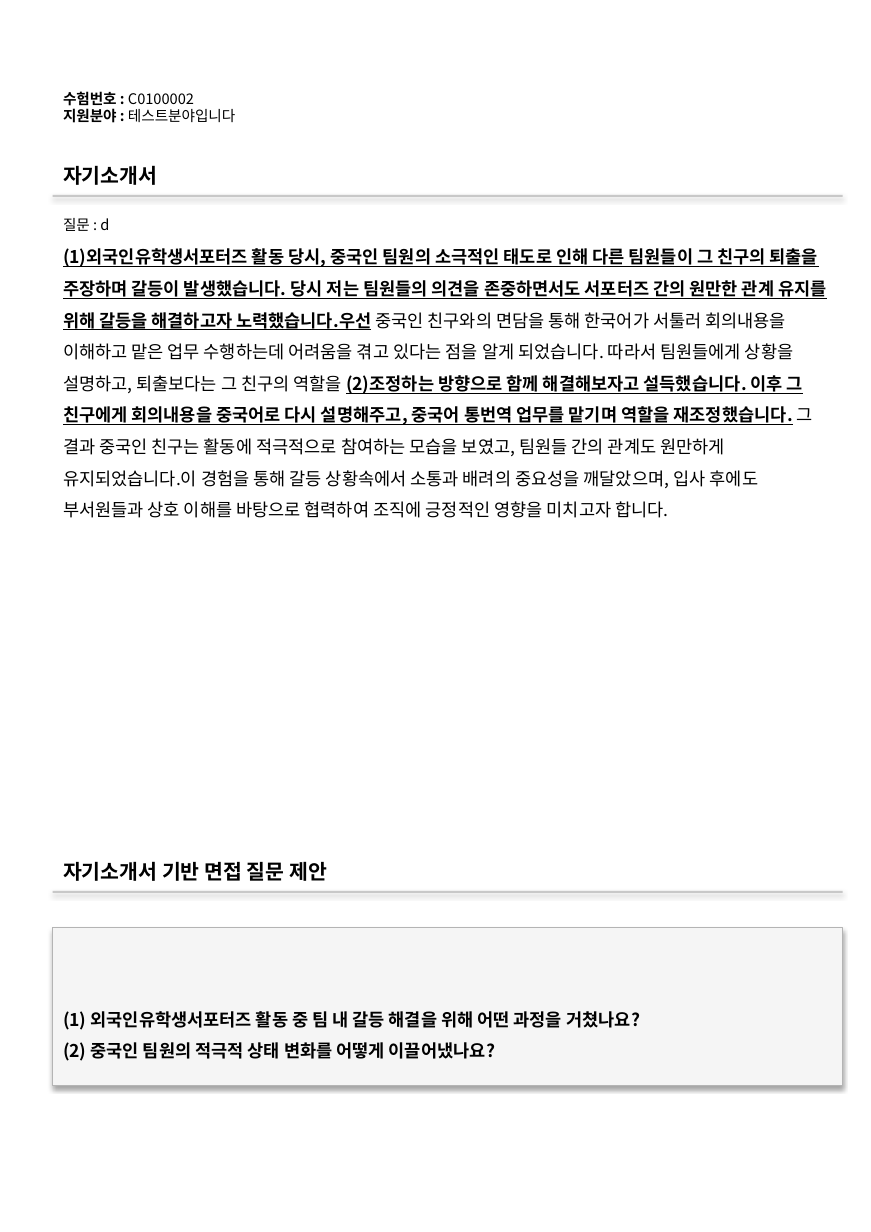
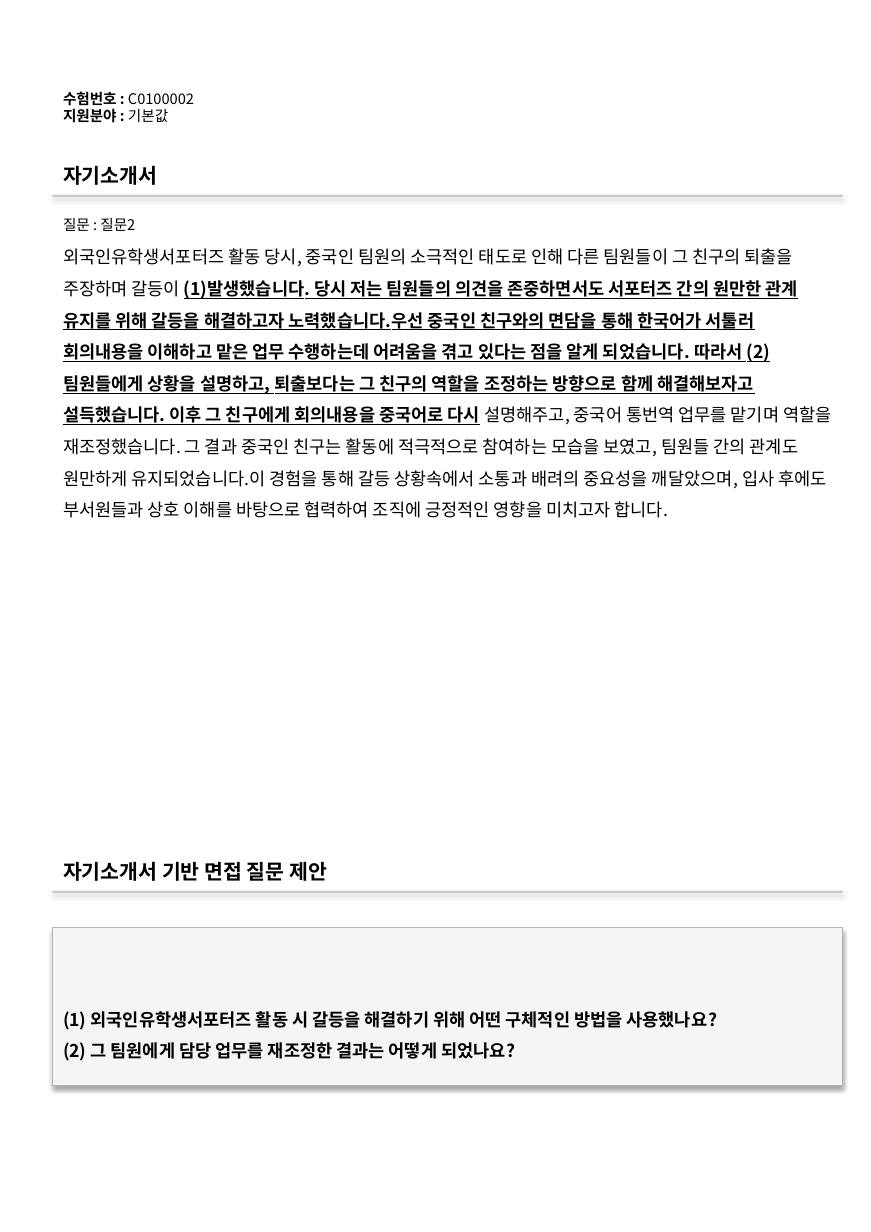
Before and after one commit to DaeGul2/isbr-auto-questionnaire, a slide deck: slide 6 of flask-server/outputs/output.pptx (slide 4 before the commit). Drawn at 871x1232 pixels with LibreOffice and Linux fonts; fonts in the diff are those of the drawing. Boxes give left, top, right and bottom in pixels: in the first picture for what was removed or moved away, otherwise in the second. Text is boxed around its words. In the diff, an @@ line names an element or a change of style, - is before the commit and + after.

```diff
--- a/flask-server/outputs/output.pptx
+++ b/flask-server/outputs/output.pptx
@@ text at bbox=[63, 91, 194, 123]: text changed @@
-수험번호 : C0100002
-지원분야 : 테스트분야입니다
+수험번호 : C0100002
+지원분야 : 기본값
@@ text at bbox=[63, 218, 135, 231]: text changed @@
-질문 : d
+질문 : 질문2
@@ text at bbox=[63, 248, 831, 518]: text changed @@
-(1)외국인유학생서포터즈 활동 당시, 중국인 팀원의 소극적인 태도로 인해 다른 팀원들이 그 친구의 퇴출을 주장하며 갈등이 발생했습니다. 당시 저는 팀원들의 의견을 존중하면서도 서포터즈 간의 원만한 관계 유지를 위해 갈등을 해결하고자 노력했습니다.우선 중국인 친구와의 면담을 통해 한국어가 서툴러 회의내용을 이해하고 맡은 업무 수행하는데 어려움을 겪고 있다는 점을 알게 되었습니다. 따라서 팀원들에게 상황을 설명하고, 퇴출보다는 그 친구의 역할을 (2)조정하는 방향으로 함께 해결해보자고 설득했습니다. 이후 그 친구에게 회의내용을 중국어로 다시 설명해주고, 중국어 통번역 업무를 맡기며 역할을 재조정했습니다. 그 결과 중국인 친구는 활동에 적극적으로 참여하는 모습을 보였고, 팀원들 간의 관계도 원만하게 유지되었습니다.이 경험을 통해 갈등 상황속에서 소통과 배려의 중요성을 깨달았으며, 입사 후에도 부서원들과 상호 이해를 바탕으로 협력하여 조직에 긍정적인 영향을 미치고자 합니다.
+외국인유학생서포터즈 활동 당시, 중국인 팀원의 소극적인 태도로 인해 다른 팀원들이 그 친구의 퇴출을 주장하며 갈등이 (1)발생했습니다. 당시 저는 팀원들의 의견을 존중하면서도 서포터즈 간의 원만한 관계 유지를 위해 갈등을 해결하고자 노력했습니다.우선 중국인 친구와의 면담을 통해 한국어가 서툴러 회의내용을 이해하고 맡은 업무 수행하는데 어려움을 겪고 있다는 점을 알게 되었습니다. 따라서 (2)팀원들에게 상황을 설명하고, 퇴출보다는 그 친구의 역할을 조정하는 방향으로 함께 해결해보자고 설득했습니다. 이후 그 친구에게 회의내용을 중국어로 다시 설명해주고, 중국어 통번역 업무를 맡기며 역할을 재조정했습니다. 그 결과 중국인 친구는 활동에 적극적으로 참여하는 모습을 보였고, 팀원들 간의 관계도 원만하게 유지되었습니다.이 경험을 통해 갈등 상황속에서 소통과 배려의 중요성을 깨달았으며, 입사 후에도 부서원들과 상호 이해를 바탕으로 협력하여 조직에 긍정적인 영향을 미치고자 합니다.
@@ text in rectangle at bbox=[63, 1011, 717, 1061]: text changed @@
-(1) 외국인유학생서포터즈 활동 중 팀 내 갈등 해결을 위해 어떤 과정을 거쳤나요?
-(2) 중국인 팀원의 적극적 상태 변화를 어떻게 이끌어냈나요?
+(1) 외국인유학생서포터즈 활동 시 갈등을 해결하기 위해 어떤 구체적인 방법을 사용했나요?
+(2) 그 팀원에게 담당 업무를 재조정한 결과는 어떻게 되었나요?
```
Also in this commit, not shown: 3 other slides changed, 8 slides added, 2 other files.
